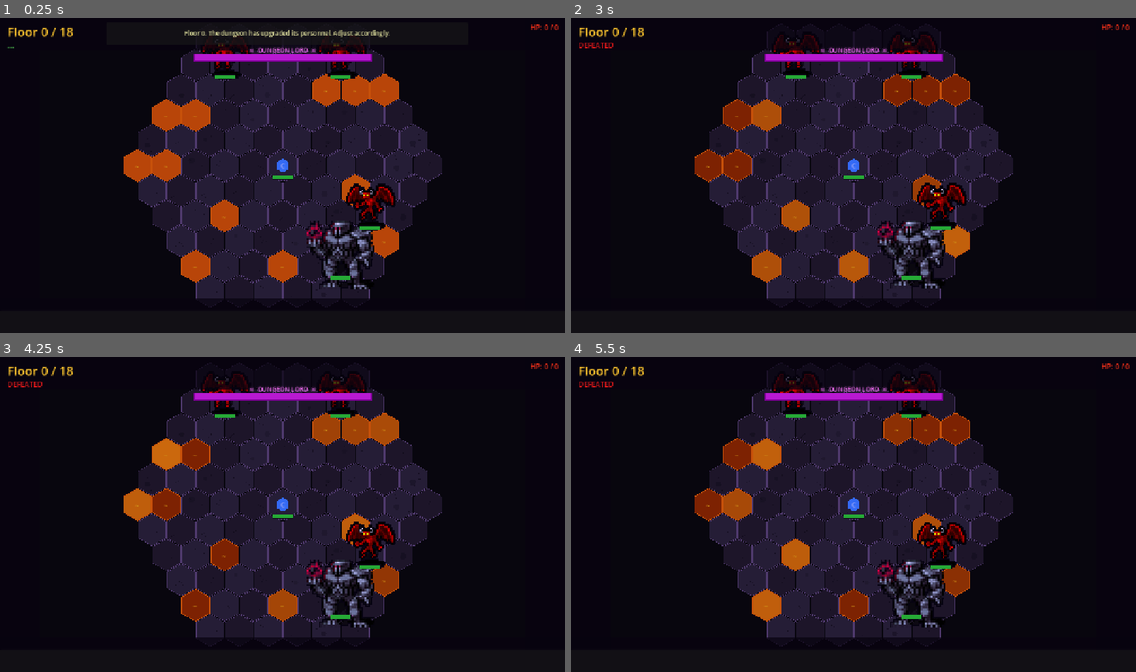
Above: before the commit, frames 1-4 (two rows, left to right).
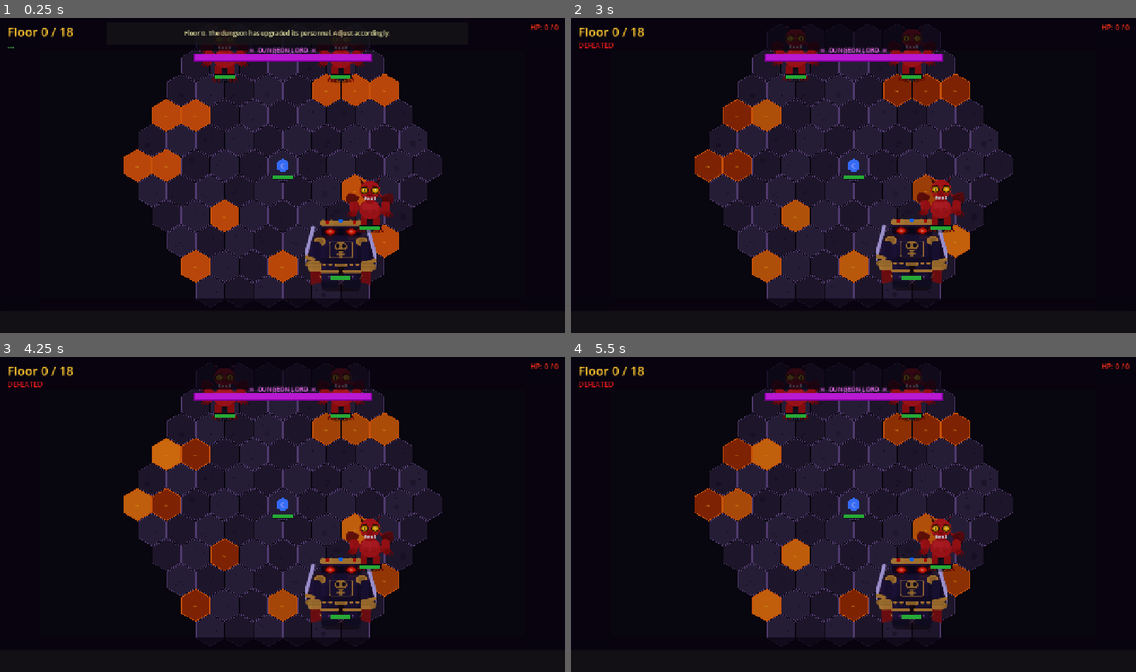
Above: after the commit, the same moments.

Repository: ColdTie/Descent
Game: Godot game, scene res://scenes/BattleScene.tscn
Two runs of this game, one before a commit and one after it. Both use one fixed random seed, a clock stepped at 60 frames per second and the inputs below. This scene is started directly instead of the project's main scene.
Inputs (mouse positions are in pixels of both pictures, inside the frame that each line leads up to):
- Up to frame 1 (0.25 s): no input
- Up to frame 2 (3 s): move the mouse to (706, 166) at 0.52 s; click (706, 166) at 0.67 s; move the mouse to (723, 191) at 1.27 s; click (723, 191) at 1.42 s; move the mouse to (734, 216) at 2.02 s; click (734, 216) at 2.17 s; move the mouse to (751, 241) at 2.77 s; click (751, 241) at 2.92 s
- Up to frame 3 (4.25 s): move the mouse to (197, 605) at 3.52 s; click (197, 605) at 3.67 s
- Up to frame 4 (5.5 s): move the mouse to (780, 631) at 4.27 s; click (780, 631) at 4.42 s; move the mouse to (723, 479) at 5.02 s; click (723, 479) at 5.17 s

The runs differ from the first frame. In frame 1, 3.4% of the frame differs, in the area x 35-70%, y 6-87%; in frame 2, 3.7%; in frame 3, 3.7%; in frame 4, 3.7%, in the area x 35-70%, y 3-87%.

Commit message:
Run 9: SVG sprite pipeline — custom art replaces DCSS pixel art
https://claude.ai/code/session_01LRiwbyyJDSXV1KjXnQ74UD

Diff:
--- a/scenes/BattleScene.gd
+++ b/scenes/BattleScene.gd
@@ -337,11 +337,11 @@
 
 		var sprite := Sprite2D.new()
 		sprite.texture = sprite_tex
-		# NEAREST for crisp pixel-art look; 128×128 DCSS CC0 sprites scaled 4×
-		var sprite_scale: float = 1.20 if is_boss else 0.95
+		# 192×192 custom SVG art — linear filter for smooth anti-aliased rendering
+		var sprite_scale: float = 0.85 if is_boss else 0.68
 		sprite.scale = Vector2(sprite_scale, sprite_scale)
 		sprite.position = Vector2(0.0, -24.0)
-		sprite.texture_filter = CanvasItem.TEXTURE_FILTER_NEAREST
+		sprite.texture_filter = CanvasItem.TEXTURE_FILTER_LINEAR_WITH_MIPMAPS
 		root.add_child(sprite)
 
 		# Idle breathing bob (enemies bounce a bit faster than hero)
--- a/scenes/ClassSelect.gd
+++ b/scenes/ClassSelect.gd
@@ -87,12 +87,12 @@
 	)
 	if portrait_tex != null:
 		var portrait := TextureRect.new()
-		# 200×220 DCSS pixel-art portraits — keep pixel aspect, use NEAREST filter
+		# 200×220 SVG-rendered portraits — linear filter for smooth anti-aliased art
 		portrait.custom_minimum_size = Vector2(CARD_WIDTH - 4.0, 248.0)
 		portrait.texture       = portrait_tex
 		portrait.stretch_mode  = TextureRect.STRETCH_KEEP_ASPECT_CENTERED
 		portrait.expand_mode   = TextureRect.EXPAND_IGNORE_SIZE
-		portrait.texture_filter= CanvasItem.TEXTURE_FILTER_NEAREST
+		portrait.texture_filter= CanvasItem.TEXTURE_FILTER_LINEAR_WITH_MIPMAPS
 		vbox.add_child(portrait)
 	else:
 		var swatch := ColorRect.new()
Binary file changed: assets/portraits/arcanist.png
Binary file changed: assets/portraits/brawler.png
Binary file changed: assets/portraits/rogue.png
Binary file changed: assets/sprites/enemy_boss.png
Binary file changed: assets/sprites/enemy_boss_abyss_keeper.png
Binary file changed: assets/sprites/enemy_boss_dungeon_lord.png
Binary file changed: assets/sprites/enemy_boss_warden.png
Binary file changed: assets/sprites/enemy_demon.png
Binary file changed: assets/sprites/enemy_goblin.png
Binary file changed: assets/sprites/enemy_golem.png
Binary file changed: assets/sprites/enemy_imp.png
Binary file changed: assets/sprites/enemy_skeleton.png
(and 6 more such lines)
